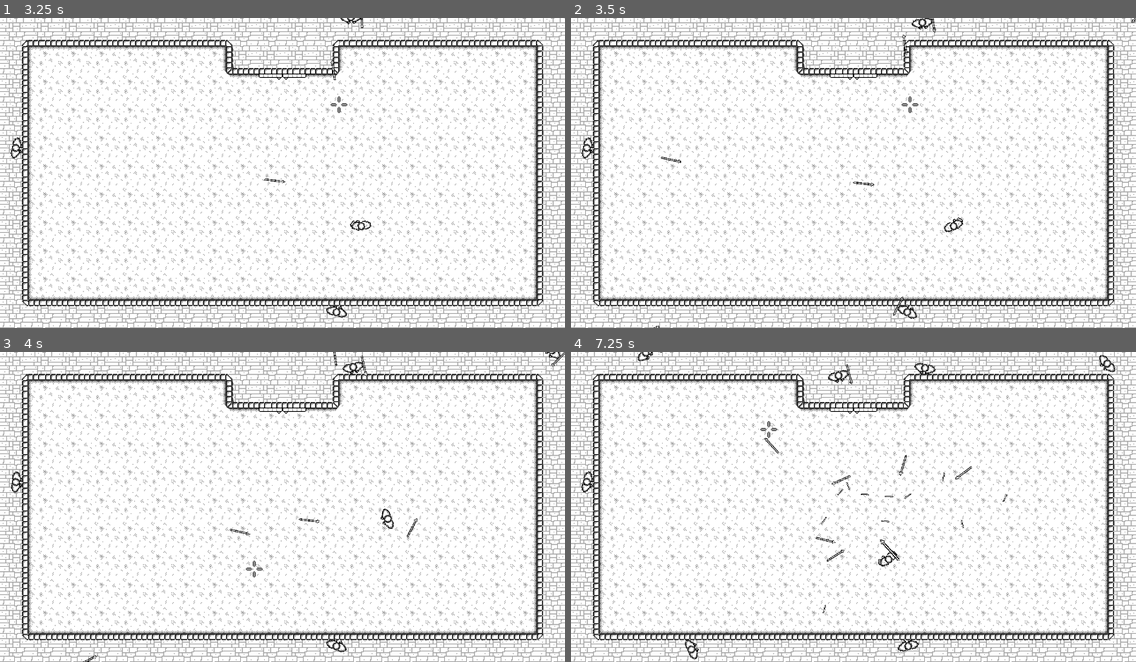
Above: before the commit, frames 1-4 (two rows, left to right).
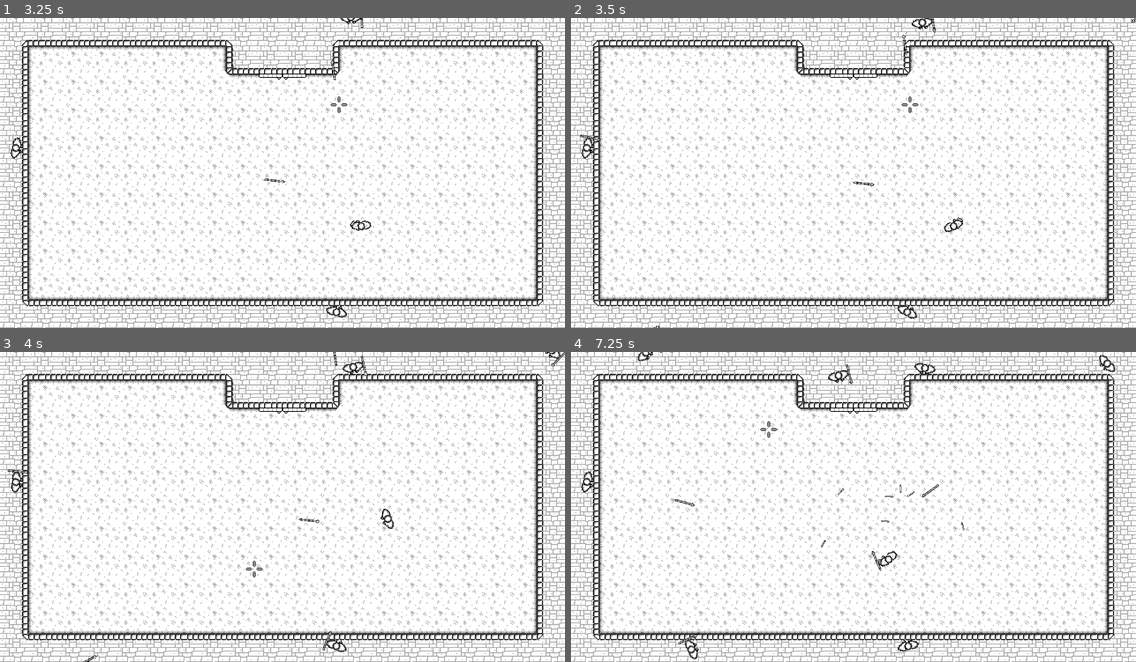
Above: after the commit, the same moments.

Repository: CarlMachado/DarknessFury
Game: Godot game, scene res://scenes/main_menu.tscn
The game is run twice, just before and just after one commit, with the same random seed, the same clock (stepped at 60 frames per second) and the same inputs.
Inputs (mouse positions are in pixels of both pictures, inside the frame that each line leads up to):
- Up to frame 1 (3.25 s): click "Jogar" at 0.5 s; move the mouse to (406, 157) at 1.27 s; hold D (ui_right) 1.28-2.03 s; click (406, 157) at 1.35 s; move the mouse to (169, 188) at 2.02 s; hold S (ui_down) 2.03-2.78 s; click (169, 188) at 2.1 s; move the mouse to (339, 104) at 2.77 s; hold D (ui_right) from 2.78 s (still down); click (339, 104) at 2.85 s
- Up to frame 2 (3.5 s): keep holding D (ui_right)
- Up to frame 3 (4 s): move the mouse to (254, 569) at 3.52 s; release D (ui_right) at 3.53 s; hold W (ui_up) from 3.53 s (still down); click (254, 569) at 3.6 s
- Up to frame 4 (7.25 s): move the mouse to (1023, 553) at 4.27 s; release W (ui_up) at 4.28 s; hold A (ui_left) 4.28-5.78 s; click (1023, 553) at 4.35 s; move the mouse to (684, 460) at 5.02 s; click (684, 460) at 5.1 s; move the mouse to (881, 507) at 5.77 s; hold S (ui_down) 5.78-6.53 s; click (881, 507) at 5.85 s; move the mouse to (768, 429) at 6.52 s; hold D (ui_right) from 6.53 s (still down); click (768, 429) at 6.6 s

Frame 1 is identical in both runs. In frame 2, less than 0.1% of the frame differs, in the area x 1-59%, y 37-97%; in frame 3, 0.1%; in frame 4, 0.4%, in the area x 18-78%, y 27-95%.

Commit message:
Ataque do player, ajuste no timer do player e enemy. Falta ajustar angulo do tiro do player em relação ao mouse

Diff:
--- a/prefabs/enemy.tscn
+++ b/prefabs/enemy.tscn
@@ -62,5 +62,10 @@
 shape = SubResource( 3 )
 
 [node name="reload" type="Timer" parent="."]
+wait_time = 2.5
+
+[node name="reload_weapon" type="Timer" parent="."]
+wait_time = 1.25
 [connection signal="body_entered" from="sensor" to="." method="_on_sensor_body_entered"]
 [connection signal="timeout" from="reload" to="." method="_on_reload_timeout"]
+[connection signal="timeout" from="reload_weapon" to="." method="_on_reload_weapon_timeout"]
--- a/prefabs/player.tscn
+++ b/prefabs/player.tscn
@@ -48,3 +48,7 @@
 visible = false
 position = Vector2( 5.38293, 9.52351 )
 texture = ExtResource( 10 )
+
+[node name="reload" type="Timer" parent="."]
+wait_time = 0.75
+[connection signal="timeout" from="reload" to="." method="_on_reload_timeout"]
--- a/project.godot
+++ b/project.godot
@@ -102,6 +102,7 @@
 ui_attack={
 "deadzone": 0.5,
 "events": [ Object(InputEventMouseButton,"resource_local_to_scene":false,"resource_name":"","device":0,"alt":false,"shi …(212 unchanged characters)…
+, Object(InputEventKey,"resource_local_to_scene":false,"resource_name":"","device":0,"alt":false,"shift":false,"control":false,"meta":false,"command":false,"pressed":false,"scancode":70,"unicode":0,"echo":false,"script":null)
  ]
 }
 
--- a/scripts/enemy.gd
+++ b/scripts/enemy.gd
@@ -36,7 +36,8 @@
 			get_parent().add_child(spear_attack)
 			$spear.hide()
 			loaded = false
-			$reload.start()
+			$reload.start(rand_range(1.75, 2.5))
+			$reload_weapon.start(rand_range(1, 1.75))
 	if body != null:
 		var angle = get_angle_to(body.global_position)
 		if abs(angle) > DEATH_ZONE_ANGLE:
@@ -62,5 +63,8 @@
 
 func _on_reload_timeout():
 	loaded = true
+	$reload.stop()
+
+func _on_reload_weapon_timeout():
+	$reload_weapon.stop()
 	$spear.show()
-	$reload.stop()
--- a/scripts/player.gd
+++ b/scripts/player.gd
@@ -1,10 +1,12 @@
 extends KinematicBody2D
 
+const PRE_SPEAR = preload("res://prefabs/spear_hand.tscn")
 const MAX_LIFE = 100
 const SPEED = 200
 
 var life = MAX_LIFE
 var has_spear = false
+var loaded = true
 
 func _ready():
 	pass
@@ -29,10 +31,8 @@
 	if not Input.is_action_pressed("ui_down") and not Input.is_action_pressed("ui_up") and not Input.is_action_pressed("ui_right") and not Input.is_action_pressed("ui_left"):
 		$anim_sprite.play("idle")
 
-	if Input.is_action_just_pressed("ui_attack"):
-		print("matar")
-		get_tree().call_group("spear", "spear_false")
-		has_spear = false
+	if Input.is_action_just_pressed("ui_attack") and has_spear and loaded:
+		shoot_spear()
 
 	if has_spear:
 		$spear_hand.show()
@@ -42,9 +42,43 @@
 	look_at(get_global_mouse_position())
 	move_and_slide(Vector2(x_dir, y_dir) * SPEED)
 
+func shoot_spear():
+	get_tree().call_group("spear", "spear_false")
+	var position_mouse = global_position.distance_to(get_global_mouse_position())
+	var correct
+
+	print(position_mouse)
+	if position_mouse > 1150:
+		correct = 0.0109
+	if position_mouse > 1000:
+		correct = 0.0110
+	if position_mouse > 900:
+		correct = 0.0125
+	elif position_mouse > 600:
+		correct = 0.020
+	elif position_mouse > 300:
+		correct = 0.05
+	else:
+		correct = 0.175
+
+	var spear_attack = PRE_SPEAR.instance()
+	spear_attack.global_position = $spear_hand.global_position / 2
+	spear_attack.rotation = global_rotation
+	spear_attack.dir = Vector2(cos(rotation + correct), sin(rotation + correct))
+	spear_attack.target_position = get_global_mouse_position()
+	get_parent().add_child(spear_attack)
+
+	has_spear = false
+	loaded = false
+	$reload.start()
+
 func take_spear():
 	if has_spear:
 		get_tree().call_group("spear", "spear_true")
 	else:
 		get_tree().call_group("spear", "spear_true")
 		has_spear = true
+
+func _on_reload_timeout():
+	$reload.stop()
+	loaded = true
